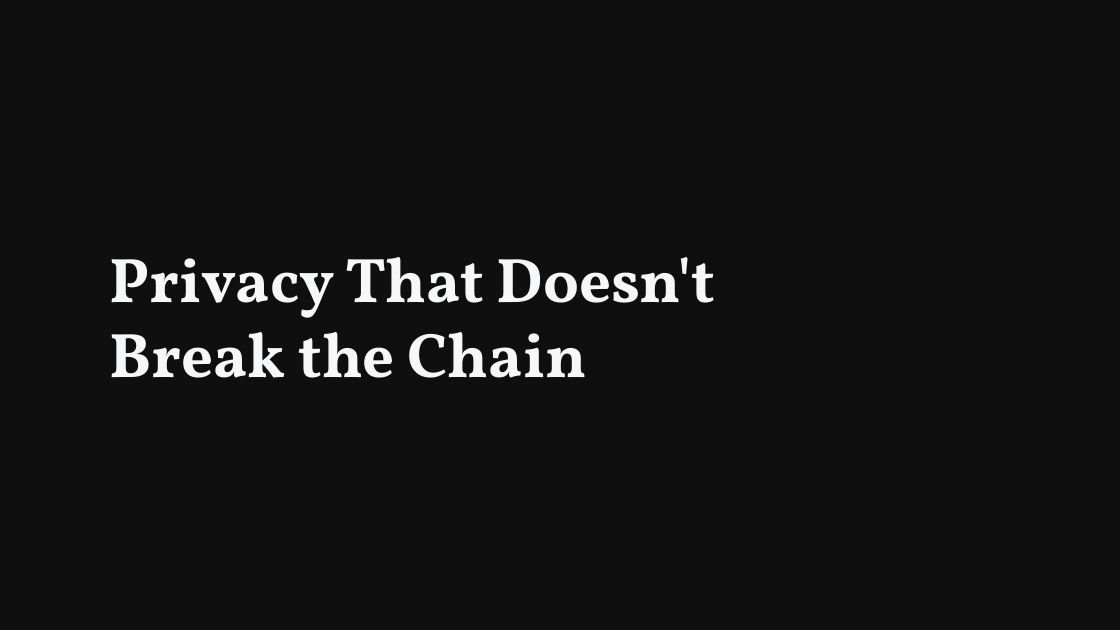
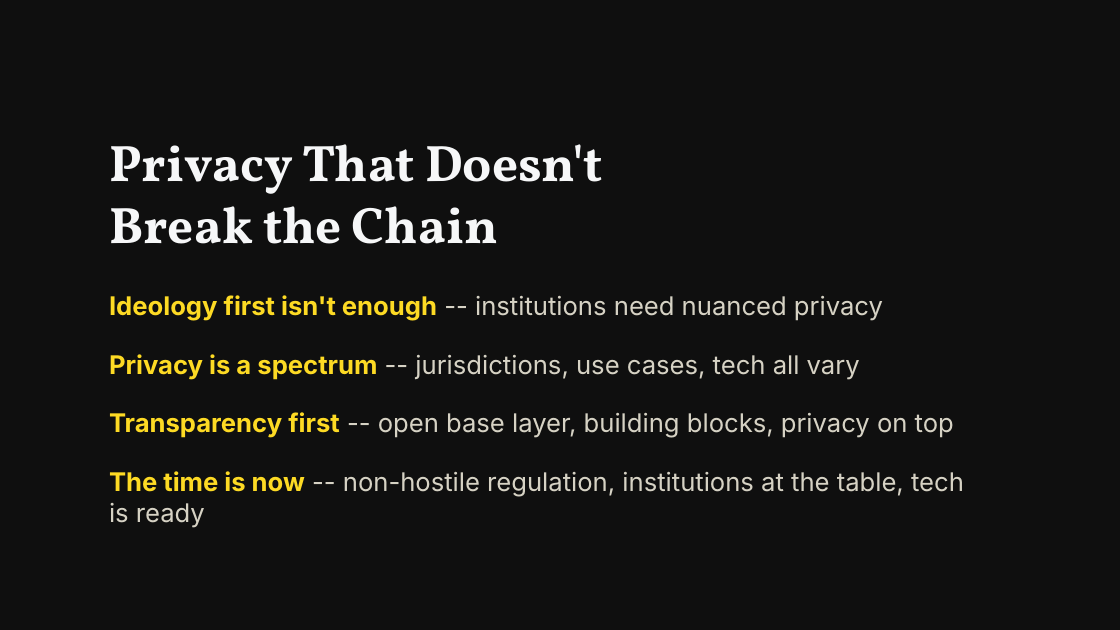
Before and after one commit to tomerweller/ethcc26-keynote-privacy, a slide deck: slide 9 of slides.pptx. Drawn at 1120x630 pixels with LibreOffice and Linux fonts; fonts in the diff are those of the drawing. Boxes give left, top, right and bottom in pixels: in the first picture for what was removed or moved away, otherwise in the second. Text is boxed around its words. In the diff, an @@ line names an element or a change of style, - is before the commit and + after.

```diff
--- a/slides.pptx
+++ b/slides.pptx
@@ text "Privacy That Doesn't Break the ...": place and size @@
-text "Privacy That Doesn't Break the ..." at (109, 257, 715, 378)
+text "Privacy That Doesn't Break the ..." at (109, 144, 603, 244)
@@ text "Privacy That Doesn't Break the ..." at (109, 144, 603, 244): size 54 to 44 pt @@
@@ text added at (109, 295, 883, 321), 22 pt, text #D6D2C4 @@
+Ideology first isn't enough -- institutions need nuanced privacy
@@ text added at (109, 354, 860, 379), 22 pt, text #D6D2C4 @@
+Privacy is a spectrum -- jurisdictions, use cases, tech all vary
@@ text added at (109, 412, 954, 438), 22 pt, text #D6D2C4 @@
+Transparency first -- open base layer, building blocks, privacy on top
@@ text added at (109, 471, 964, 528), 22 pt, text #D6D2C4 @@
+The time is now -- non-hostile regulation, institutions at the table, tech is ready
```
Also in this commit, not shown: 3 other files.
